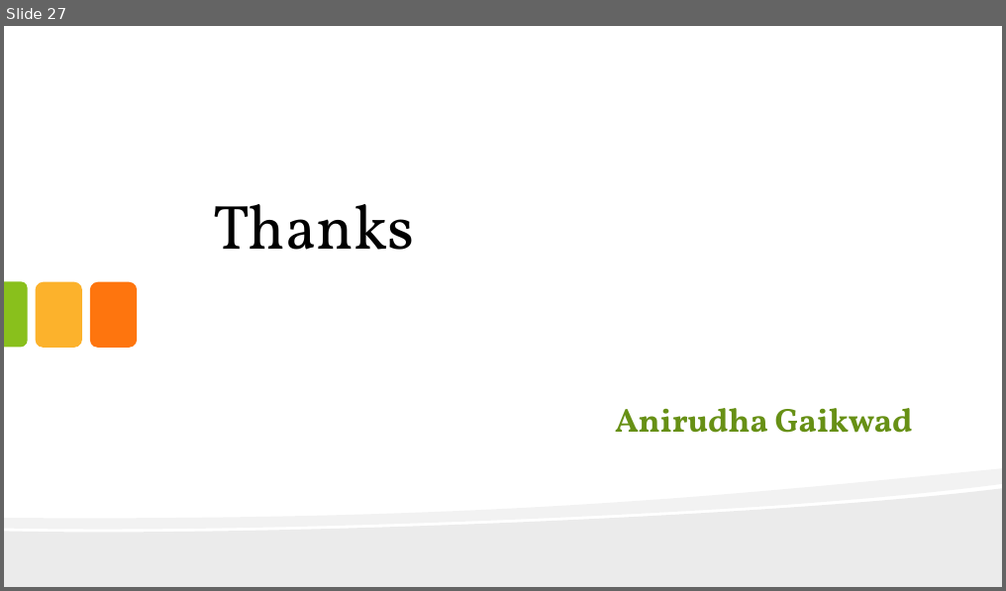
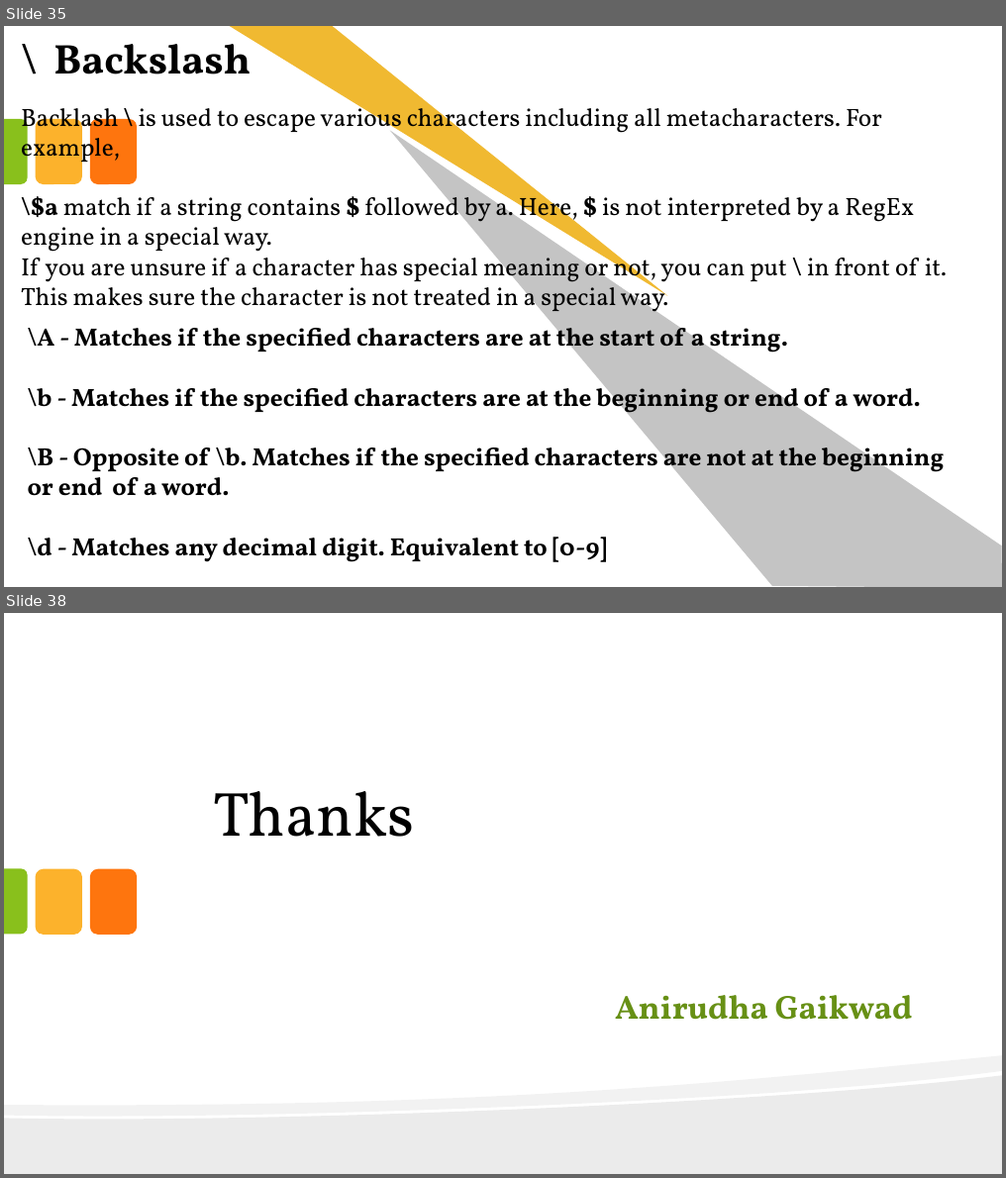
Before and after one commit to anirudhagaikwad/Java_Programming, a slide deck: Java_PPT/#7_String.pptx. Shown one above the other, each under a label of ours: slide 27 before the commit, slides 35 and 38 after it; the slides between them are not shown. The pictures are 1006x591 and 1006x1178 pixels, drawn with LibreOffice and Linux fonts; fonts in the diff are those of the drawing. Boxes give left, top, right and bottom in pixels: in the first picture for what was removed or moved away, otherwise in the second. Text is boxed around its words. In the diff, an @@ line names an element or a change of style, - is before the commit and + after.

Commit message:
String Program Update

```diff
--- a/Java_PPT/#7_String.pptx
+++ b/Java_PPT/#7_String.pptx
@@ slide 35 added at [4,26,1002,587], background #FFFFFF @@
@@ text added at [54,34,251,75], 40 pt, text #000000, bold @@
+\ Backslash
@@ freeform shape added at [229,26,679,329], fill #F0B931 @@
@@ freeform shape added at [374,26,1002,587], fill #C4C4C4 @@
@@ text added at [21,102,946,316], 24 pt, text #000000 @@
+Backlash \ is used to escape various characters including all metacharacters. For example,
+\$a match if a string contains $ followed by a. Here, $ is not interpreted by a RegEx engine in a special way.
+If you are unsure if a character has special meaning or not, you can put \ in front of it. This makes sure the character is not treated in a special way.
@@ round same rect added at [4,119,27,184], fill #89C01C @@
@@ rounded rectangle added at [36,119,82,184], fill #FCB22C @@
@@ rounded rectangle added at [90,119,138,184], fill #FE750E @@
@@ text added at [28,323,944,563], 24 pt, text #000000, bold @@
+\A - Matches if the specified characters are at the start of a string.
+\b - Matches if the specified characters are at the beginning or end of a word.
+\B - Opposite of \b. Matches if the specified characters are not at the beginning or end of a word.
+\d - Matches any decimal digit. Equivalent to [0-9]
@@ what was slide 27 is now slide 38 @@
```
Also in this commit, not shown: 5 slides changed, 15 other slides added, 5 slides removed, 2 other files.
